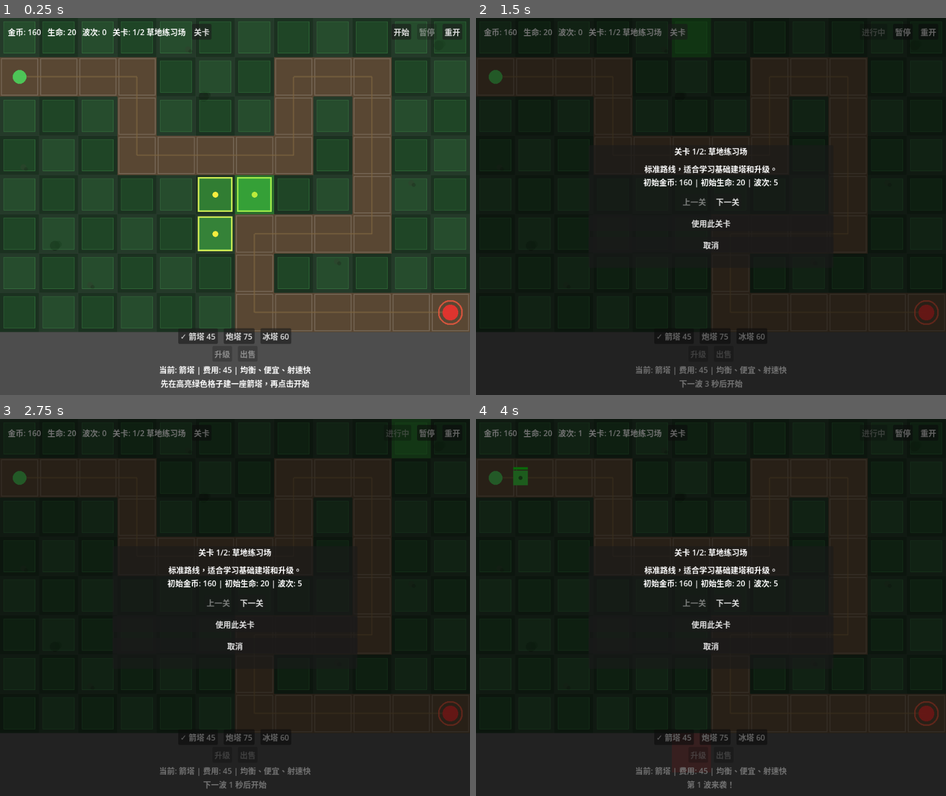
Above: before the commit, frames 1-4 (two rows, left to right).
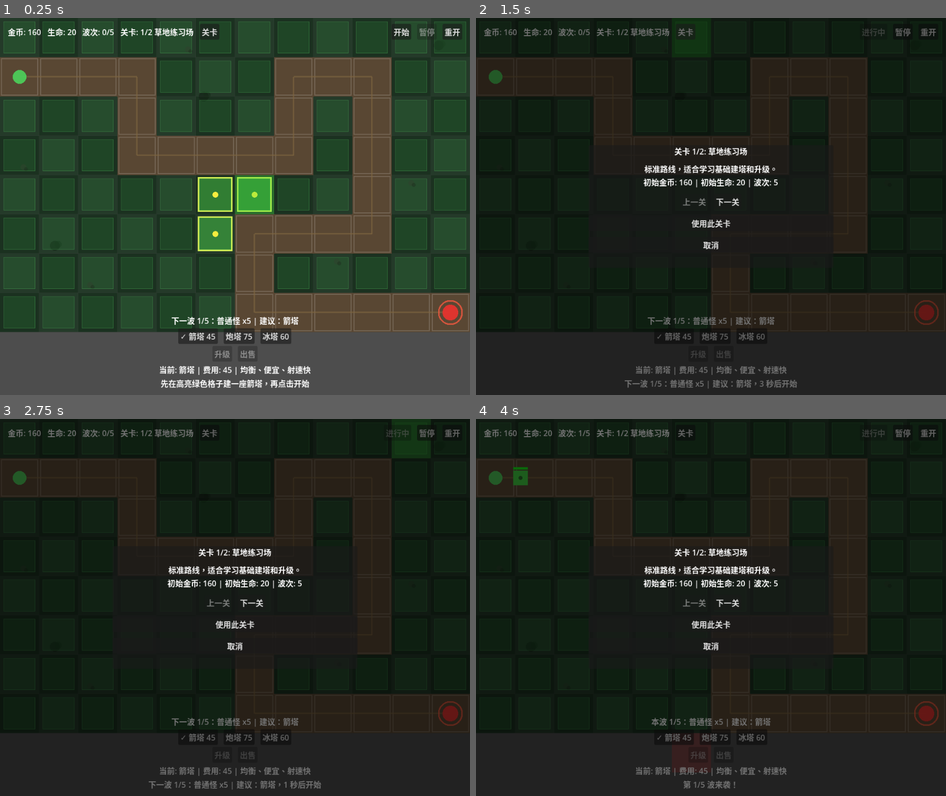
Above: after the commit, the same moments.

Repository: liang04/TowerDefense
Game: Godot game, scene res://scenes/main.tscn
Two runs of this game, one before a commit and one after it. Both use one fixed random seed, a clock stepped at 60 frames per second and the inputs below.
Inputs:
- Up to frame 1 (0.25 s): no input
- Up to frame 2 (1.5 s): click "开始" at 0.5 s; click "关卡" at 1.25 s
- Up to frame 3 (2.75 s): click "暂停" at 2 s
- Up to frame 4 (4 s): click "重开" at 2.75 s; click "✓ 箭塔 45" at 3.5 s

The runs differ from the first frame. In frame 1, 0.6% of the frame differs, in the area x 22-64%, y 1-82%; in frame 2, 0.8%, in the area x 22-69%, y 2-99%; in frame 3, 0.8%; in frame 4, 0.6%.

Commit message:
Add wave preview guidance

Diff:
--- a/scenes/main.tscn
+++ b/scenes/main.tscn
@@ -94,6 +94,11 @@
 [node name="Spacer2" type="Control" parent="HUD/MarginContainer/VBoxContainer"]
 layout_mode = 2
 size_flags_vertical = 3
+
+[node name="WavePreviewLabel" type="Label" parent="HUD/MarginContainer/VBoxContainer"]
+layout_mode = 2
+horizontal_alignment = 1
+text = "下一波 1/5：普通怪 x5 | 建议：箭塔"
 
 [node name="TowerBar" type="HBoxContainer" parent="HUD/MarginContainer/VBoxContainer"]
 layout_mode = 2
--- a/scripts/game_manager.gd
+++ b/scripts/game_manager.gd
@@ -21,6 +21,18 @@
 const CELL_SIZE := 80       # 网格单元像素大小
 const GRID_COLS := 12       # 地图列数（宽）
 const GRID_ROWS := 8        # 地图行数（高）
+
+const ENEMY_TYPE_NAMES := {
+	"grunt": "普通怪",
+	"runner": "快速怪",
+	"tank": "重甲怪",
+}
+
+const ENEMY_TYPE_ADVICE := {
+	"grunt": "箭塔",
+	"runner": "箭塔/冰塔",
+	"tank": "炮塔",
+}
 
 var tower_configs: Dictionary = {
 	"arrow": {
@@ -278,6 +290,43 @@
 func get_current_level_waves() -> Array:
 	return get_current_level().get("waves", [])
 
+func get_wave_count() -> int:
+	return get_current_level_waves().size()
+
+func get_wave_preview_text(wave_num: int, prefix: String = "下一波") -> String:
+	var waves := get_current_level_waves()
+	if wave_num < 1 or wave_num > waves.size():
+		return "所有波次已完成"
+
+	var wave: Dictionary = waves[wave_num - 1]
+	var groups: Array = wave.get("groups", [])
+	var counts: Dictionary = {}
+	var order: Array[String] = []
+
+	for group in groups:
+		var enemy_type := String(group.get("type", "grunt"))
+		if not (enemy_type in counts):
+			counts[enemy_type] = 0
+			order.append(enemy_type)
+		counts[enemy_type] += int(group.get("count", 0))
+
+	var parts: Array[String] = []
+	var advice: Array[String] = []
+	for enemy_type in order:
+		var enemy_name := String(ENEMY_TYPE_NAMES.get(enemy_type, enemy_type))
+		parts.append("%s x%d" % [enemy_name, int(counts[enemy_type])])
+		var advice_text := String(ENEMY_TYPE_ADVICE.get(enemy_type, "箭塔"))
+		if not (advice_text in advice):
+			advice.append(advice_text)
+
+	return "%s %d/%d：%s | 建议：%s" % [
+		prefix,
+		wave_num,
+		waves.size(),
+		"、".join(parts),
+		"、".join(advice),
+	]
+
 func has_next_level() -> bool:
 	return current_level_index + 1 < levels.size()
 
--- a/scripts/hud.gd
+++ b/scripts/hud.gd
@@ -13,6 +13,7 @@
 @onready var lives_label: Label = $MarginContainer/VBoxContainer/TopBar/LivesLabel
 @onready var wave_label: Label = $MarginContainer/VBoxContainer/TopBar/WaveLabel
 @onready var level_label: Label = $MarginContainer/VBoxContainer/TopBar/LevelLabel
+@onready var wave_preview_label: Label = $MarginContainer/VBoxContainer/WavePreviewLabel
 @onready var info_label: Label = $MarginContainer/VBoxContainer/InfoLabel
 @onready var message_label: Label = $MarginContainer/VBoxContainer/MessageLabel
 @onready var overlay: Control = $Overlay
@@ -106,7 +107,8 @@
 func _update_all() -> void:
 	gold_label.text = "金币: %d" % GameManager.gold
 	lives_label.text = "生命: %d" % GameManager.lives
-	wave_label.text = "波次: 0"
+	_update_wave_text(0)
+	_update_wave_preview(1, "下一波")
 	_update_level_text()
 	_update_selected_tower_text()
 	set_start_wave_available(true)
@@ -121,14 +123,23 @@
 	lives_label.text = "生命: %d" % new_lives
 
 func _on_wave_started(wave_num: int) -> void:
-	wave_label.text = "波次: %d" % wave_num
-	show_message("第 %d 波来袭！" % wave_num)
+	_update_wave_text(wave_num)
+	_update_wave_preview(wave_num, "本波")
+	show_message("第 %d/%d 波来袭！" % [wave_num, GameManager.get_wave_count()])
 
 func _on_wave_completed(wave_num: int) -> void:
-	show_message("第 %d 波已清理，下一波即将开始" % wave_num)
+	var next_wave := wave_num + 1
+	if next_wave <= GameManager.get_wave_count():
+		_update_wave_preview(next_wave, "下一波")
+		show_message("第 %d 波已清理，准备：%s" % [wave_num, GameManager.get_wave_preview_text(next_wave, "下一波")])
+	else:
+		wave_preview_label.text = "所有波次已清理"
+		show_message("第 %d 波已清理" % wave_num)
 
 func _on_wave_countdown(seconds_left: int) -> void:
-	show_message("下一波 %d 秒后开始" % seconds_left)
+	var next_wave := GameManager.current_wave + 1
+	_update_wave_preview(next_wave, "下一波")
+	show_message("%s，%d 秒后开始" % [GameManager.get_wave_preview_text(next_wave, "下一波"), seconds_left])
 
 func _on_game_over() -> void:
 	show_result_screen(false)
@@ -142,7 +153,8 @@
 
 func _on_level_changed(_level_index: int, _level_name: String) -> void:
 	_update_level_text()
-	wave_label.text = "波次: 0"
+	_update_wave_text(0)
+	_update_wave_preview(1, "下一波")
 	_update_selected_tower_text()
 	_selected_tower_for_actions = null
 	_update_action_buttons()
@@ -153,6 +165,12 @@
 		GameManager.get_level_count(),
 		GameManager.get_current_level_name(),
 	]
+
+func _update_wave_text(wave_num: int) -> void:
+	wave_label.text = "波次: %d/%d" % [wave_num, GameManager.get_wave_count()]
+
+func _update_wave_preview(wave_num: int, prefix: String) -> void:
+	wave_preview_label.text = GameManager.get_wave_preview_text(wave_num, prefix)
 
 func _update_selected_tower_text() -> void:
 	_selected_tower_for_actions = null
Not shown, changed: docs/game_design.md
